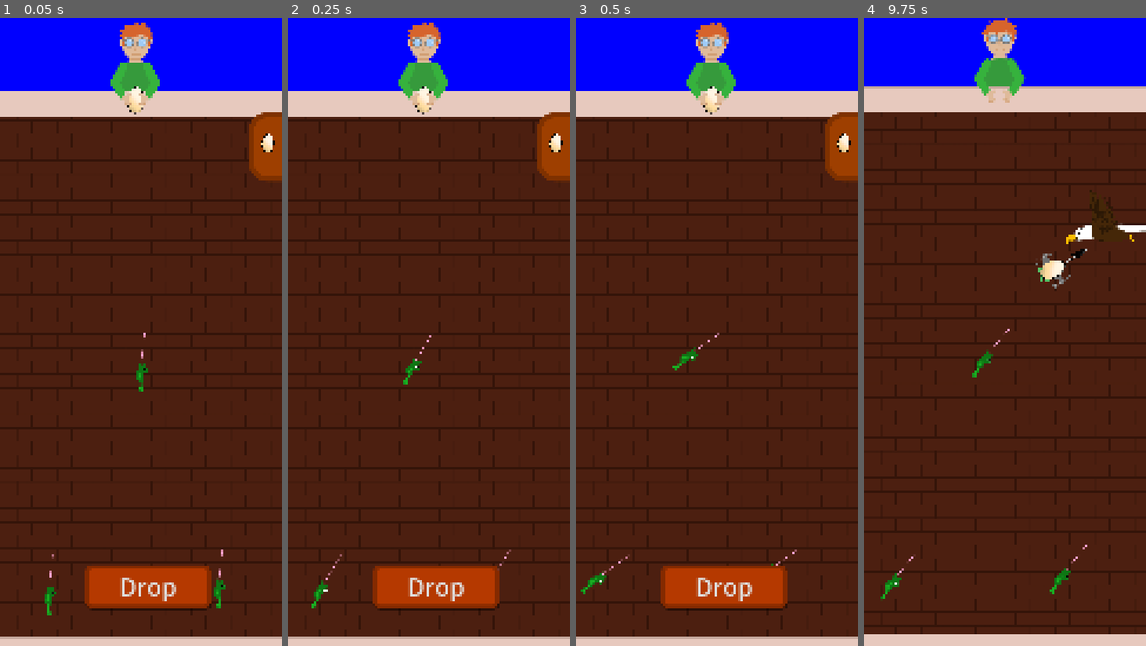
Above: before the commit, frames 1-4 (left to right).
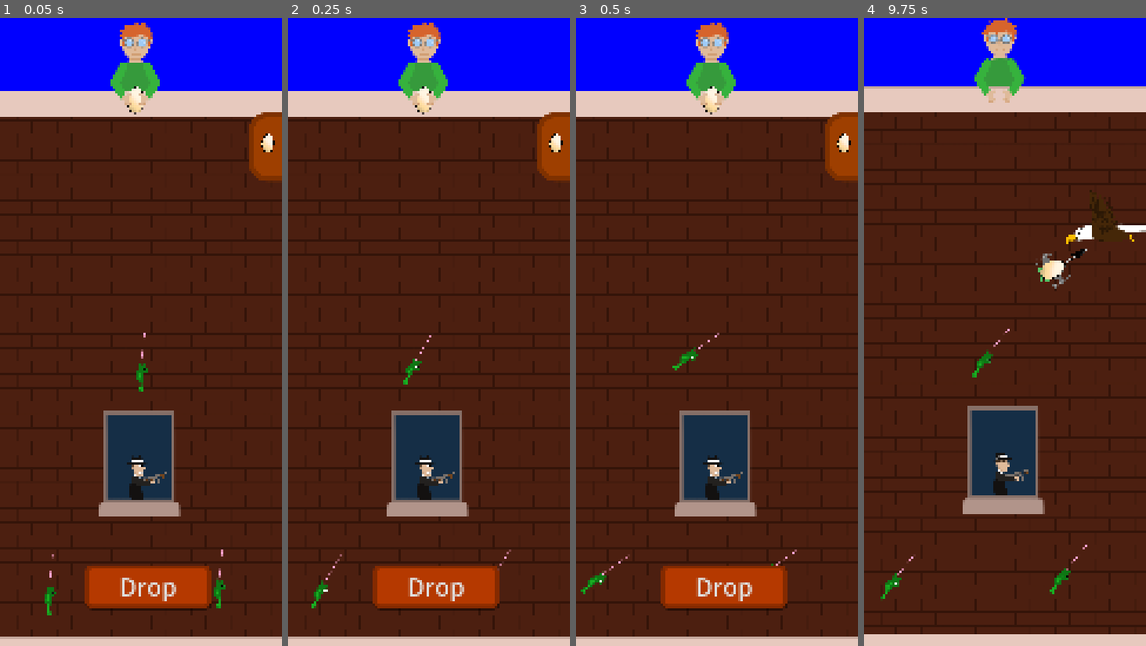
Above: after the commit, the same moments.

Repository: KaratePikachu/egg-drop
Game: Godot game, scene res://level/levels/level_5.tscn
Same seed, same stepped clock (60 frames per second), same inputs: the game is played once before the commit and once after it. This scene is started directly instead of the project's main scene.
Inputs (mouse positions are in pixels of both pictures, inside the frame that each line leads up to):
- Up to frame 1 (0.05 s): no input
- Up to frame 2 (0.25 s): no input
- Up to frame 3 (0.5 s): no input
- Up to frame 4 (9.75 s): click (1143, 143) at 0.5 s; click (1109, 175) at 1.25 s; click (1109, 231) at 2 s; click (1109, 294) at 2.75 s; click (1109, 357) at 3.5 s; click (1109, 413) at 4.25 s; click (1109, 476) at 5 s; click "Drop" at 5.75 s; move the mouse to (1067, 300) at 6.52 s; hold S (right_bomb) 6.53-7.28 s; tap T (bottom_bomb) at 6.6, 9.6 s; move the mouse to (948, 363) at 7.27 s; hold W (left_bomb) 7.28-8.03 s; click (948, 363) at 7.35 s; move the mouse to (1033, 193) at 8.02 s; hold Mouse wheel down (scroll_down) 8.03-8.78 s; hold S (right_bomb) 8.03-9.53 s; move the mouse to (990, 457) at 8.77 s; tap Mouse wheel up (scroll_up) at 8.85 s; move the mouse to (1089, 426) at 9.52 s; hold W (left_bomb) from 9.53 s (still down)

The runs differ from the first frame. In frame 1, 4.3% of the frame differs, in the area x 35-65%, y 62-80%; in frame 2, 4.3%; in frame 3, 4.3%; in frame 4, 4.4%, in the area x 35-65%, y 61-79%.

Commit message:
Finishedlevel5
Finished level 5, finished level 3

Diff:
--- a/level/levels/level_5.tscn
+++ b/level/levels/level_5.tscn
@@ -2,25 +2,23 @@
 
 [ext_resource type="PackedScene" uid="uid://cpg0ctscpw0h5" path="res://level/level.tscn" id="1_h7bmr"]
 [ext_resource type="PackedScene" uid="uid://buj37luy0o07e" path="res://obstacles/eagle/eagle.tscn" id="2_jhgna"]
-[ext_resource type="PackedScene" uid="uid://c0imnixfxxm2u" path="res://obstacles/boomerang/boomerang.tscn" id="3_hby2w"]
+[ext_resource type="PackedScene" uid="uid://cxvx077rht6e3" path="res://obstacles/mafia/mafia.tscn" id="4_aspk5"]
 [ext_resource type="PackedScene" uid="uid://b5fknl24w6u7h" path="res://obstacles/frog/frog.tscn" id="4_iea1r"]
 
 [node name="Level" unique_id=1976594912 instance=ExtResource("1_h7bmr")]
 
-[node name="Eagle" parent="." index="10" unique_id=1361653599 instance=ExtResource("2_jhgna")]
+[node name="Eagle" parent="." index="9" unique_id=1361653599 instance=ExtResource("2_jhgna")]
 position = Vector2(2455, 2113)
 eagle_velocity = -2200.0
 
-[node name="Boomerang" parent="." index="11" unique_id=645416866 instance=ExtResource("3_hby2w")]
-position = Vector2(-1124, 4234)
-direction = -1.0
-throw_distance = 2000.0
-
-[node name="Frog" parent="." index="12" unique_id=1310900993 instance=ExtResource("4_iea1r")]
+[node name="Frog" parent="." index="10" unique_id=1310900993 instance=ExtResource("4_iea1r")]
 position = Vector2(573, 3009)
 
-[node name="Frog2" parent="." index="13" unique_id=865128773 instance=ExtResource("4_iea1r")]
+[node name="Frog2" parent="." index="11" unique_id=865128773 instance=ExtResource("4_iea1r")]
 position = Vector2(-308, 5138)
 
-[node name="Frog3" parent="." index="14" unique_id=618228873 instance=ExtResource("4_iea1r")]
+[node name="Frog3" parent="." index="12" unique_id=618228873 instance=ExtResource("4_iea1r")]
 position = Vector2(1318, 5075)
+
+[node name="Mafia" parent="." index="13" unique_id=192142462 instance=ExtResource("4_aspk5")]
+position = Vector2(512, 4263)
--- /dev/null
+++ b/level_7.tscn
@@ -0,0 +1,5 @@
+[gd_scene format=3 uid="uid://ln5p74ohltnr"]
+
+[ext_resource type="PackedScene" uid="uid://cpg0ctscpw0h5" path="res://level/level.tscn" id="1_0muw3"]
+
+[node name="Level" unique_id=1976594912 instance=ExtResource("1_0muw3")]
